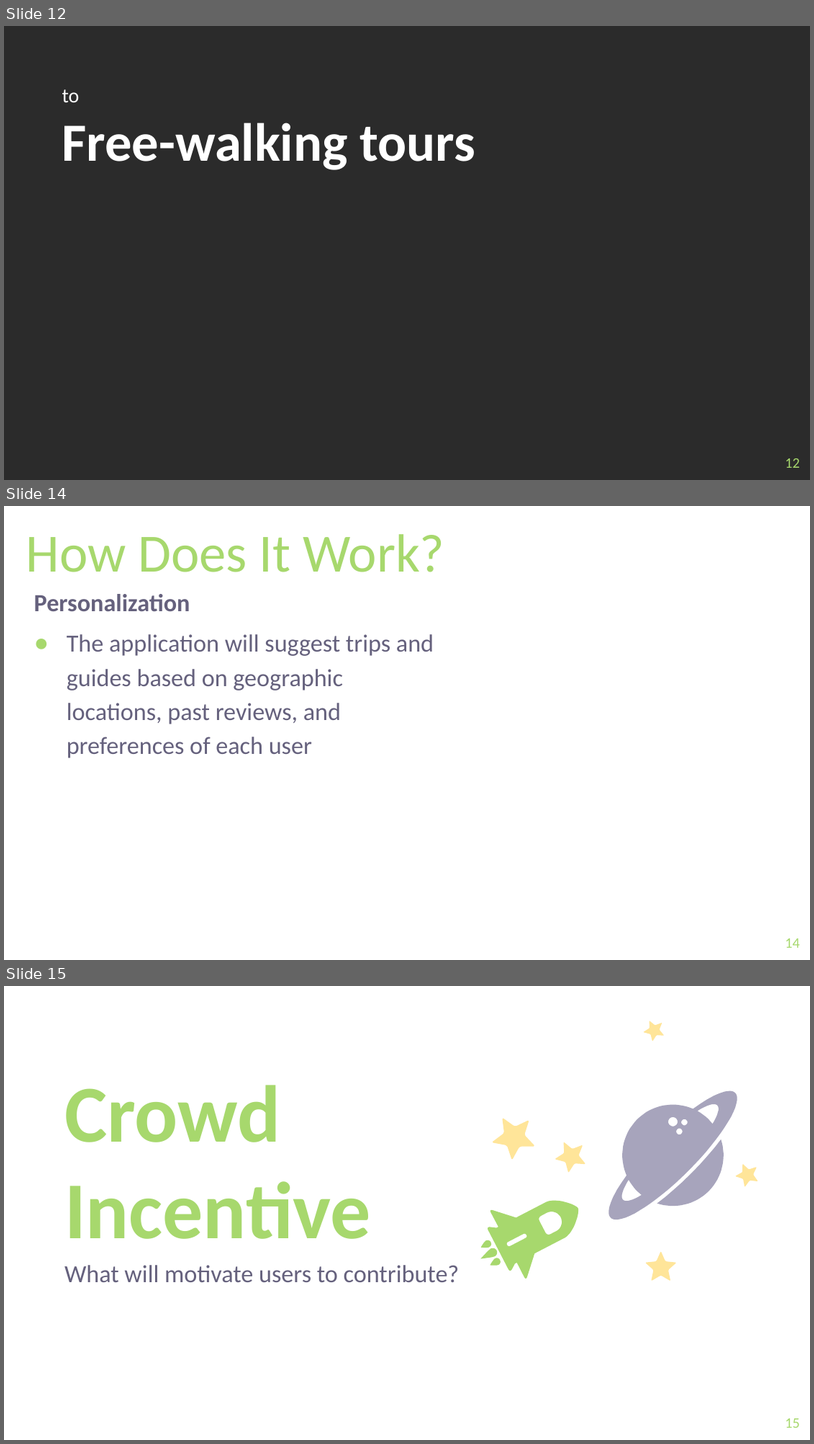
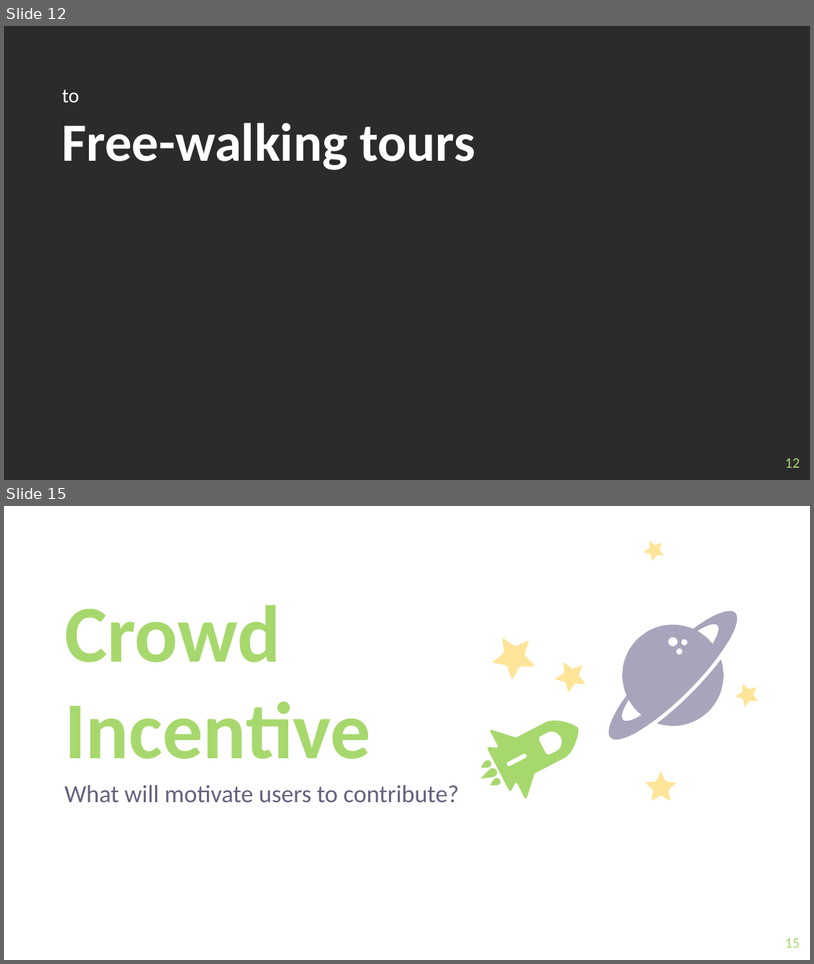
Before and after one commit to keremg/outsurfing, a slide deck: documents/Presentation_new.pptx. Shown one above the other, each under a label of ours: slides 12, 14 and 15 before the commit, slides 12 and 15 after it; the slides between them are not shown. The pictures are 814x1444 and 814x964 pixels, drawn with LibreOffice and Linux fonts; fonts in the diff are those of the drawing; background and template pictures are left out; a plain dark background stands for a picture behind light text. Boxes give left, top, right and bottom in pixels: in the first picture for what was removed or moved away, otherwise in the second. Text is boxed around its words. In the diff, an @@ line names an element or a change of style, - is before the commit and + after.

```diff
--- a/documents/Presentation_new.pptx
+++ b/documents/Presentation_new.pptx
@@ slide 14 removed at [4,506,810,960], background #FFFFFF @@
@@ text removed at [26,534,445,572] @@
-How Does It Work?
@@ text removed at [34,594,434,758] @@
-Personalization
-● The application will suggest trips and guides based on geographic locations, past reviews, and preferences of each user
@@ page number removed at [785,938,800,947] @@
-14
```
Also in this commit, not shown: 12 slides changed, 3 slides added, 1 other file.
